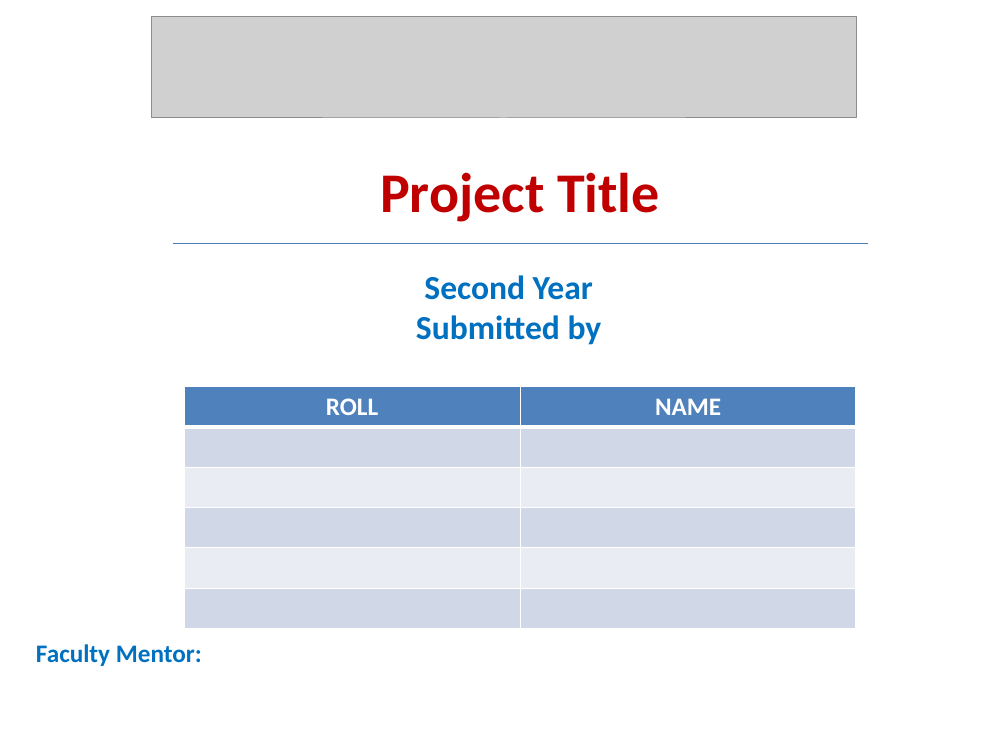
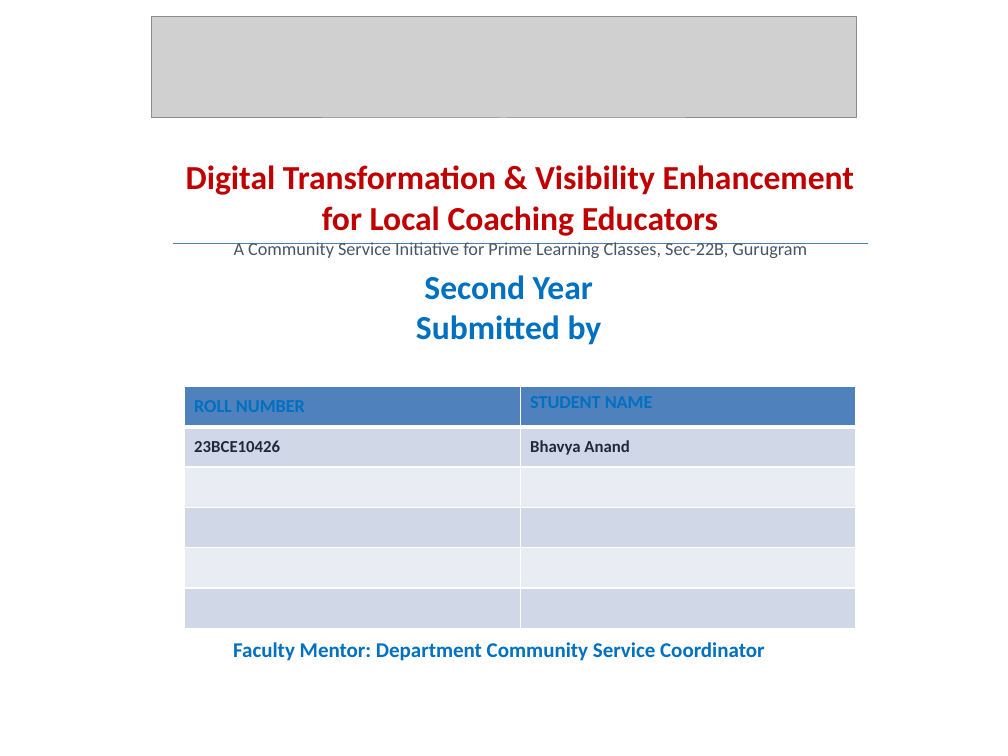
Before and after one commit to bhavyaanand2101-coder/Community_Service_2026, a slide deck: slide 2 of Community_Service_Presentation.pptx. Drawn at 1008x756 pixels with LibreOffice and Linux fonts; fonts in the diff are those of the drawing; grey boxes stand for pictures; background and template pictures are left out. Boxes give left, top, right and bottom in pixels: in the first picture for what was removed or moved away, otherwise in the second. Text is boxed around its words. In the diff, an @@ line names an element or a change of style, - is before the commit and + after.

Commit message:
docs(presentation): populate all slides in Community_Service_Presentation.pptx with complete project content and architecture diagrams

```diff
--- a/Community_Service_Presentation.pptx
+++ b/Community_Service_Presentation.pptx
@@ text at [186, 165, 855, 258]: text changed; size 40 to 24 pt @@
-Project Title
+Digital Transformation & Visibility Enhancement
+for Local Coaching Educators
+A Community Service Initiative for Prime Learning Classes, Sec-22B, Gurugram
@@ table at [184, 386, 856, 628] @@
-row 1: ROLL | NAME
+row 1: ROLL NUMBER | STUDENT NAME
+row 2: 23BCE10426 | Bhavya Anand
-row 6:  | 
@@ text at [233, 642, 765, 661]: text changed; size 18 to 15 pt @@
-Faculty Mentor:
+Faculty Mentor: Department Community Service Coordinator
```
Also in this commit, not shown: 10 other slides changed.
